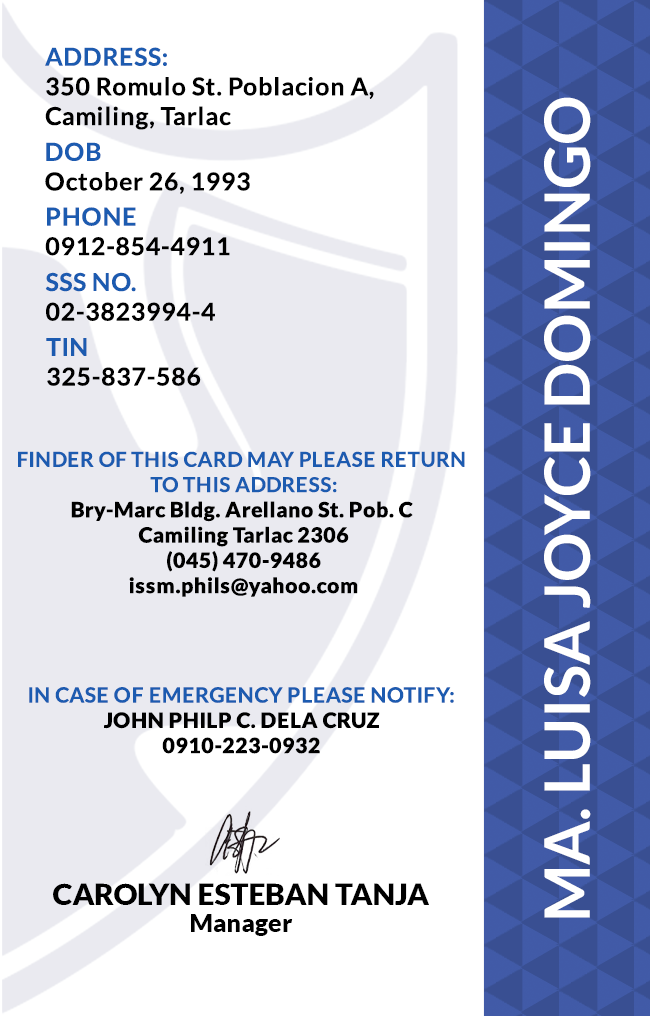
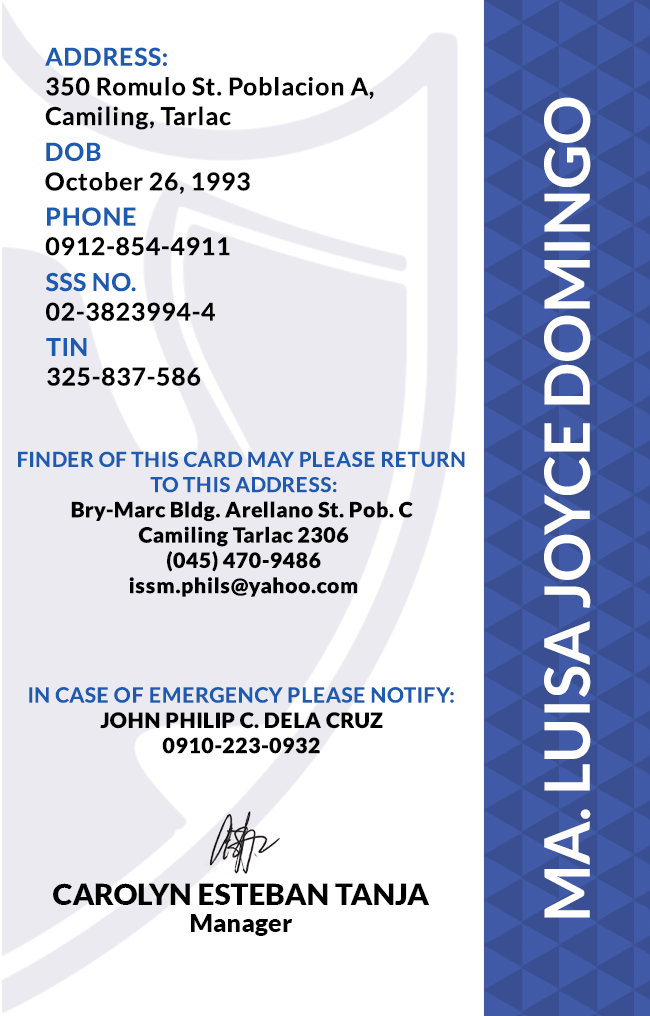
The second (650, 1016) image is a revision of the first. Changes to its layers:
renamed "IN CASE OF EMERGENCY PLEASE NOTIFY: JOHN PHILP C. DELA CRUZ 091" to "IN CASE OF EMERGENCY PLEASE NOTIFY: JOHN PHILIP C. DELA CRUZ 09", painted on it over [100, 712, 383, 729]
